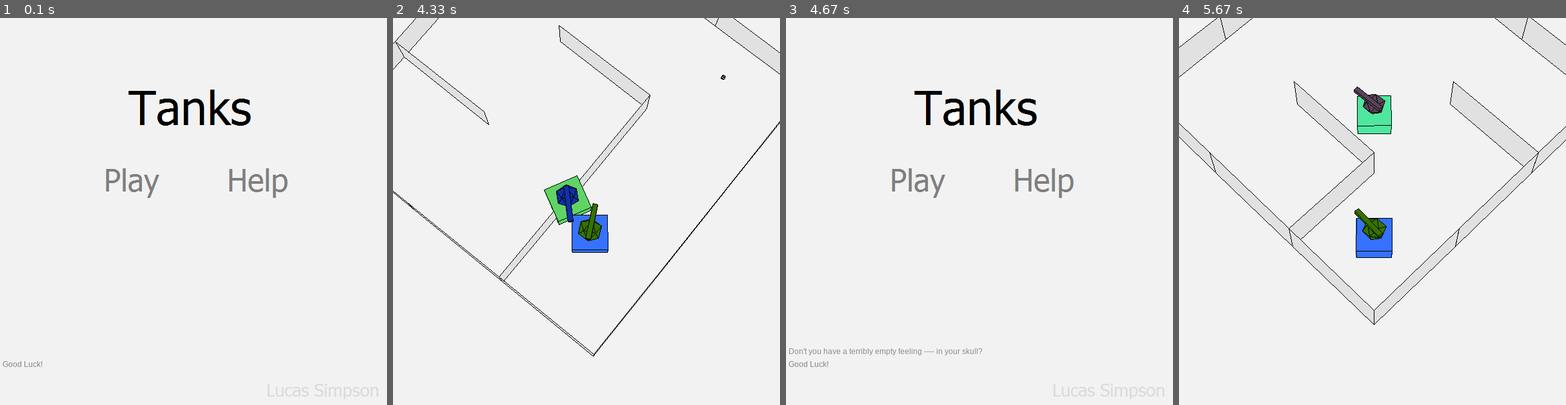
Above: before the commit, frames 1-4 (left to right).
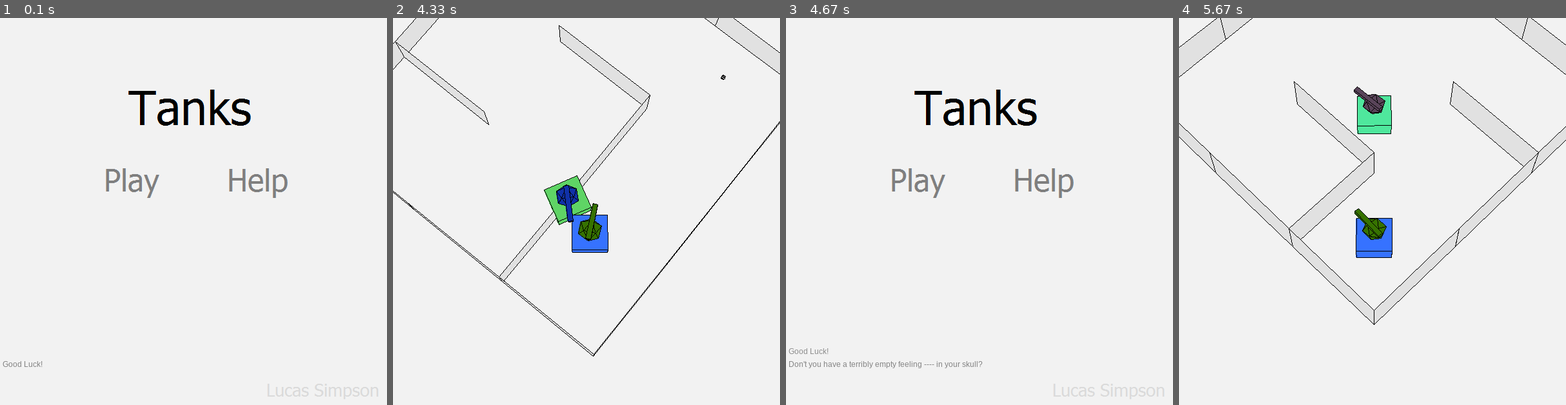
Above: after the commit, the same moments.

Repository: LucasSimpson/EpicGame
Game: pygame game, started from Tanks.py
Two runs of this game, one before a commit and one after it. Both use one fixed random seed, a clock stepped at 60 frames per second and the inputs below. The source is Python 2; it was converted automatically to run under Python 3.
Inputs (mouse positions are in pixels of both pictures, inside the frame that each line leads up to):
- Up to frame 1 (0.1 s): no input
- Up to frame 2 (4.33 s): click (524, 180) at 0.4 s; hold Right 0.67-1.13 s; move the mouse to (586, 234) at 0.7 s; hold Up 1.17-1.47 s; tap Z at 1.23, 1.57, 1.87, 2.07, 2.37, 2.63, 3.3, 3.73 s; hold Right 1.5-1.97 s; hold Left 2-2.53 s; tap X at 2.15, 3.38 s; hold Down 2.57-2.87 s; tap Space at 2.9, 3.82 s; hold Left 3.23-3.63 s; hold Up 3.67-4.03 s
- Up to frame 3 (4.67 s): no input
- Up to frame 4 (5.67 s): click (1434, 180) at 4.8 s; click (1531, 389) at 5.13 s; click (1310, 180) at 5.47 s

Frames 1-2 are identical in both runs. In frame 3, 0.5% of the frame differs, in the area x 0-51%, y 85-91%; in frame 4, nothing differs.

Commit message:
bug fixes!

Diff:
--- a/Pygame.py
+++ b/Pygame.py
@@ -144,7 +144,7 @@
         return self.insults [random.randint (0, len (self.insults) - 1)]
 
     def addInsult (self):
-        self.insultsToDraw += [self.randomInsult ()[:-1]]
+        self.insultsToDraw = [self.randomInsult ()[:-1]] + self.insultsToDraw
 
     def drawInsults (self, pygame):
         for a in range (len (self.insultsToDraw)):
